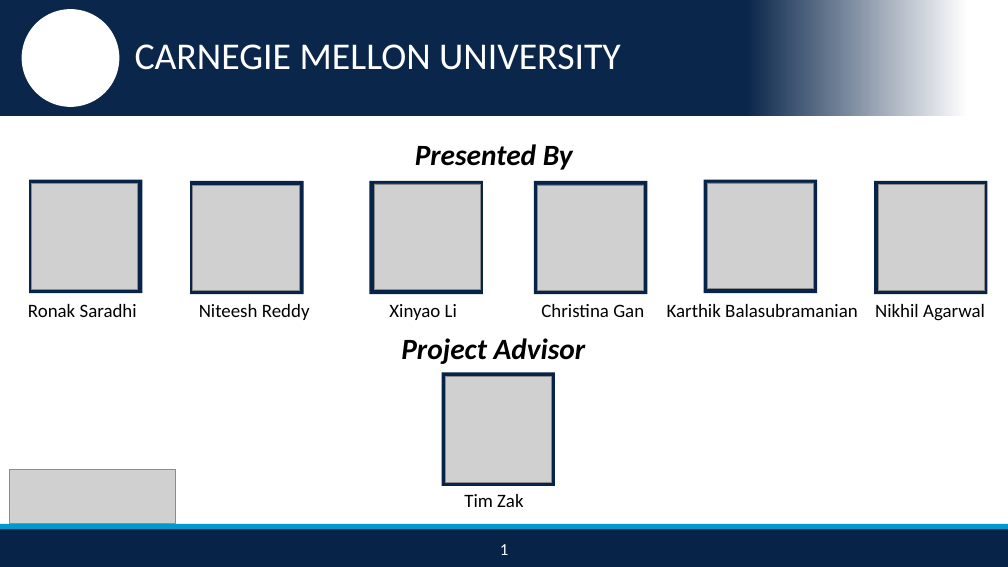
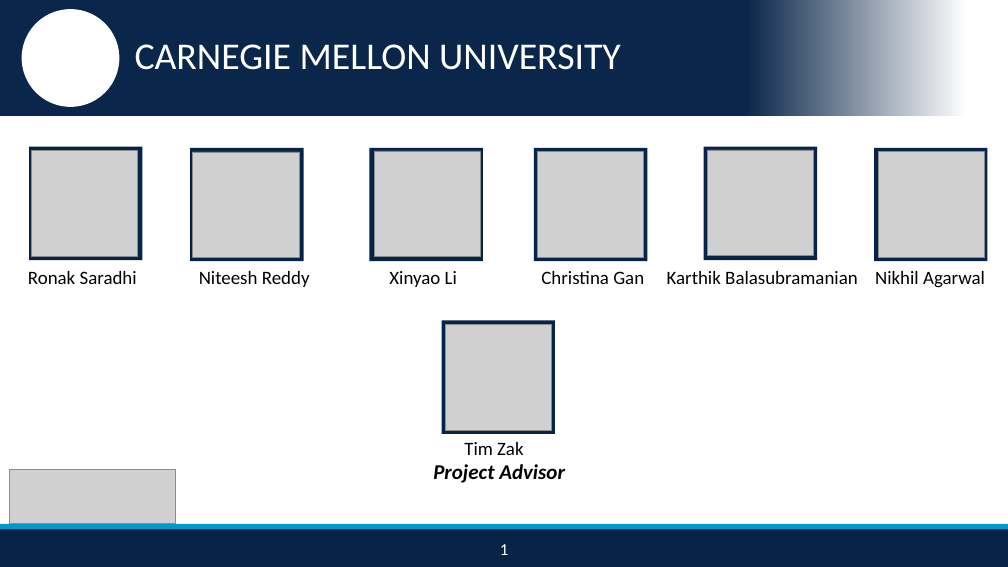
Before and after one commit to nikhilba/NOLA, a slide deck: slide 2 of Presentation/NOLA_Midterm_Presentation_v1.2.pptx. Drawn at 1008x567 pixels with LibreOffice and Linux fonts; fonts in the diff are those of the drawing; grey boxes stand for pictures; background and template pictures are left out. Boxes give left, top, right and bottom in pixels: in the first picture for what was removed or moved away, otherwise in the second. Text is boxed around its words. In the diff, an @@ line names an element or a change of style, - is before the commit and + after.

```diff
--- a/Presentation/NOLA_Midterm_Presentation_v1.2.pptx
+++ b/Presentation/NOLA_Midterm_Presentation_v1.2.pptx
@@ 6 pictures, 6 texts, 6 rectangles: place and size @@
-6 pictures, 6 texts, 6 rectangles at (28, 180, 988, 321)
+6 pictures, 6 texts, 6 rectangles at (28, 147, 988, 288)
@@ text removed at (415, 144, 573, 170) @@
-Presented By
@@ rectangle: place and size @@
-rectangle at (442, 373, 555, 486)
+rectangle at (442, 321, 555, 434)
@@ picture: place and size @@
-picture at (445, 377, 551, 482)
+picture at (445, 324, 551, 430)
@@ text "Tim Zak": place and size @@
-text "Tim Zak" at (464, 494, 523, 507)
+text "Tim Zak" at (464, 442, 523, 455)
@@ text "Project Advisor": place and size @@
-text "Project Advisor" at (401, 338, 586, 364)
+text "Project Advisor" at (433, 464, 565, 483)
@@ text "Project Advisor" at (433, 464, 565, 483): size 28 to 20 pt; alignment left to centre @@
```
Also in this commit, not shown: 10 other slides changed, 4 slides added, 1 slide removed, 4 other files.
